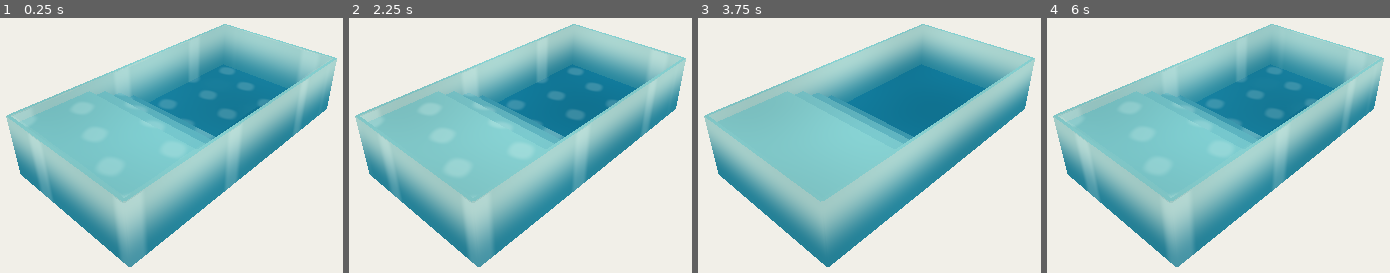
Above: before the commit, frames 1-4 (left to right).
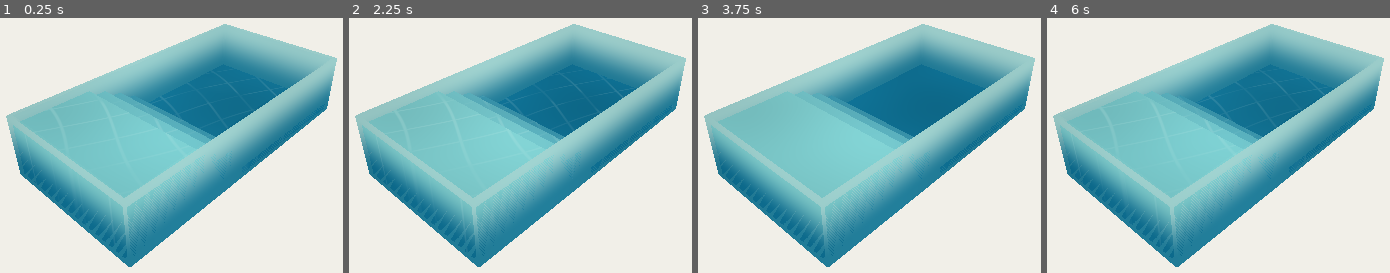
Above: after the commit, the same moments.

Repository: CRisdon45/Blender-Godot-Astra-Lab
Game: Godot game, scene res://main.tscn
Same seed, same stepped clock (60 frames per second), same inputs: the game is played once before the commit and once after it.
Inputs:
- Up to frame 1 (0.25 s): no input
- Up to frame 2 (2.25 s): tap Enter at 0.5, 2 s; hold Right 0.53-1.28 s; tap C at 0.6, 2.1 s; tap Space at 0.77, 1.25, 1.52 s; hold S 1.28-2.03 s; tap R at 1.35 s; hold Right from 2.03 s (still down)
- Up to frame 3 (3.75 s): tap Space at 2.75, 3.02 s; tap R at 2.85 s; tap Enter at 3.5 s; release Right at 3.53 s; hold Left from 3.53 s (still down); tap C at 3.6 s
- Up to frame 4 (6 s): tap Space at 3.77, 4.25, 4.52 s; tap R at 4.35, 5.85 s; release Left at 5.03 s; hold S 5.03-5.78 s; tap C at 5.1 s; hold Right from 5.78 s (still down)

The runs differ from the first frame. In frame 1, 14% of the frame differs, in the area x 3-97%, y 9-98%; in frame 2, 15%, in the area x 3-97%, y 7-98%; in frame 3, 9.3%; in frame 4, 14%.

Commit message:
water lab: render iteration 02 interior walls and ribbon caustics

Diff:
--- a/ci/yardscape-water-lab/project/shaders/basin_fast.gdshader
+++ b/ci/yardscape-water-lab/project/shaders/basin_fast.gdshader
@@ -1,20 +1,16 @@
 shader_type spatial;
 render_mode unshaded;
 
-// Known-fast diagnostic baseline.
-// Keeps only the visual cues we absolutely need to judge the water:
-// real depth, broad illustrated variation, and cheap moving light bands.
+// Lightweight illustrated basin: real geometry controls depth; caustics are
+// sparse curved ribbons rather than a cellular net or repeated dot pattern.
 uniform float visual_time = 0.0;
 uniform float water_level = 0.0;
 uniform bool caustics_enabled = true;
-uniform vec3 shallow_color : source_color = vec3(0.53, 0.82, 0.82);
-uniform vec3 deep_color : source_color = vec3(0.08, 0.48, 0.61);
-uniform vec3 wall_shallow : source_color = vec3(0.67, 0.84, 0.82);
-uniform vec3 wall_deep : source_color = vec3(0.16, 0.53, 0.62);
+uniform vec3 shallow_color : source_color = vec3(0.51, 0.82, 0.82);
+uniform vec3 deep_color : source_color = vec3(0.07, 0.44, 0.58);
 uniform vec3 light_tint : source_color = vec3(0.90, 0.98, 0.95);
 
 varying vec3 world_position;
-varying vec3 world_normal;
 
 float tri(float x) {
 	float f = abs(fract(x) - 0.5) * 2.0;
@@ -23,33 +19,30 @@
 
 void vertex() {
 	world_position = (MODEL_MATRIX * vec4(VERTEX, 1.0)).xyz;
-	world_normal = normalize(MODEL_NORMAL_MATRIX * NORMAL);
 }
 
 void fragment() {
 	float depth = max(0.0, water_level - world_position.y);
-	vec3 n = normalize(world_normal);
-	bool horizontal = abs(n.y) > 0.55;
-
-	float depth_mix = smoothstep(0.12, 1.58, depth);
-	vec3 base = horizontal
-		? mix(shallow_color, deep_color, depth_mix)
-		: mix(wall_shallow, wall_deep, depth_mix);
+	float depth_mix = smoothstep(0.10, 1.58, depth);
+	vec3 color = mix(shallow_color, deep_color, depth_mix);
 
 	vec2 p = world_position.xz;
-	float wash_a = tri(dot(p, vec2(0.17, 0.09)) + 0.18);
-	float wash_b = tri(dot(p, vec2(-0.11, 0.21)) + 0.63);
-	float wash = 0.62 * wash_a + 0.38 * wash_b;
-	base *= 0.92 + 0.10 * wash;
+	float wash_a = tri(dot(p, vec2(0.16, 0.08)) + 0.17);
+	float wash_b = tri(dot(p, vec2(-0.09, 0.20)) + 0.61);
+	float wash = 0.64 * wash_a + 0.36 * wash_b;
+	color *= 0.91 + 0.12 * wash;
 
-	float light = 0.0;
 	if (caustics_enabled && depth > 0.03) {
-		// Two broad moving triangular bands. Intentionally cheap and soft.
-		float b1 = tri(dot(p, vec2(0.66, 0.28)) + visual_time * 0.055);
-		float b2 = tri(dot(p, vec2(-0.31, 0.74)) - visual_time * 0.043 + 0.31);
-		float focus = smoothstep(0.69, 0.91, 0.58 * b1 + 0.42 * b2);
-		light = focus * exp(-depth * 0.24) * 0.26;
+		float phase_a = dot(p, vec2(2.50, 0.88)) + visual_time * 0.68 + sin(p.y * 1.10) * 0.48;
+		float phase_b = dot(p, vec2(-1.10, 3.15)) - visual_time * 0.51 + sin(p.x * 0.92) * 0.55;
+		float ribbon_a = 1.0 - smoothstep(0.035, 0.16, abs(sin(phase_a)));
+		float ribbon_b = 1.0 - smoothstep(0.030, 0.14, abs(sin(phase_b)));
+		float breakup = 0.56 + 0.44 * tri(dot(p, vec2(0.23, -0.17)) + 0.39);
+		float reserve = smoothstep(0.70, 0.88, tri(dot(p, vec2(-0.31, 0.13)) + 0.72));
+		float light = max(ribbon_a * 0.17, ribbon_b * 0.13);
+		light *= breakup * (1.0 - reserve * 0.62) * exp(-depth * 0.19);
+		color = mix(color, light_tint, clamp(light, 0.0, 0.22));
 	}
-	base = mix(base, light_tint, light);
-	ALBEDO = base;
+
+	ALBEDO = color;
 }
--- /dev/null
+++ b/ci/yardscape-water-lab/project/shaders/wall_fast.gdshader
@@ -0,0 +1,29 @@
+shader_type spatial;
+render_mode unshaded, cull_front;
+
+// Interior-only pool wall witness. cull_front hides the camera-facing exterior
+// shell while keeping far/inside wall faces visible through the water.
+uniform float water_level = 0.0;
+uniform vec3 wall_shallow : source_color = vec3(0.62, 0.82, 0.81);
+uniform vec3 wall_deep : source_color = vec3(0.14, 0.49, 0.60);
+
+varying vec3 world_position;
+
+float tri(float x) {
+	float f = abs(fract(x) - 0.5) * 2.0;
+	return f * f * (3.0 - 2.0 * f);
+}
+
+void vertex() {
+	world_position = (MODEL_MATRIX * vec4(VERTEX, 1.0)).xyz;
+}
+
+void fragment() {
+	float depth = max(0.0, water_level - world_position.y);
+	float depth_mix = smoothstep(0.10, 1.55, depth);
+	vec3 color = mix(wall_shallow, wall_deep, depth_mix);
+	float wash = 0.62 * tri(world_position.x * 0.13 + world_position.z * 0.07 + 0.2)
+		+ 0.38 * tri(-world_position.x * 0.08 + world_position.z * 0.17 + 0.6);
+	color *= 0.93 + 0.09 * wash;
+	ALBEDO = color;
+}
--- a/ci/yardscape-water-lab/project/shaders/water_surface_fast.gdshader
+++ b/ci/yardscape-water-lab/project/shaders/water_surface_fast.gdshader
@@ -1,16 +1,15 @@
 shader_type spatial;
 render_mode blend_mix, depth_draw_never, cull_disabled, unshaded;
 
-// Known-fast surface baseline.
-// Two vertex waves + cheap Fresnel-like opacity + broad illustrated variation.
+// Restrained two-wave surface. It should make the pool read as moving water
+// without covering the depth story underneath.
 uniform float visual_time = 0.0;
-uniform vec3 surface_tint : source_color = vec3(0.25, 0.68, 0.75);
+uniform vec3 surface_tint : source_color = vec3(0.24, 0.65, 0.72);
 uniform vec3 highlight_tint : source_color = vec3(0.91, 0.98, 0.96);
-uniform float surface_strength = 1.0;
 
 varying vec3 world_position;
 varying vec3 world_normal;
-varying float crest;
+varying float phase_crest;
 
 float tri(float x) {
 	float f = abs(fract(x) - 0.5) * 2.0;
@@ -19,32 +18,31 @@
 
 void vertex() {
 	vec2 p = VERTEX.xz;
-	float p0 = dot(p, vec2(0.972, 0.233)) * 2.75 + visual_time * 0.72;
-	float p1 = dot(p, vec2(-0.339, 0.941)) * 4.10 - visual_time * 0.49;
-	float h = 0.020 * sin(p0) + 0.010 * sin(p1);
-	vec2 g = vec2(0.020 * 2.75 * 0.972 * cos(p0) - 0.010 * 4.10 * 0.339 * cos(p1),
-		0.020 * 2.75 * 0.233 * cos(p0) + 0.010 * 4.10 * 0.941 * cos(p1));
-
+	float p0 = dot(p, vec2(0.972, 0.233)) * 2.55 + visual_time * 0.68;
+	float p1 = dot(p, vec2(-0.339, 0.941)) * 3.75 - visual_time * 0.46;
+	float h = 0.017 * sin(p0) + 0.008 * sin(p1);
+	vec2 g = vec2(
+		0.017 * 2.55 * 0.972 * cos(p0) - 0.008 * 3.75 * 0.339 * cos(p1),
+		0.017 * 2.55 * 0.233 * cos(p0) + 0.008 * 3.75 * 0.941 * cos(p1)
+	);
 	VERTEX.y += h;
 	NORMAL = normalize(vec3(-g.x, 1.0, -g.y));
 	world_position = (MODEL_MATRIX * vec4(VERTEX, 1.0)).xyz;
 	world_normal = normalize(MODEL_NORMAL_MATRIX * NORMAL);
-	crest = h;
+	phase_crest = h;
 }
 
 void fragment() {
 	vec3 n = normalize(world_normal);
-	float facing = clamp(abs(n.y), 0.0, 1.0);
-	float edge = 1.0 - facing;
-	float edge2 = edge * edge;
-	float wash = 0.62 * tri(dot(world_position.xz, vec2(0.13, 0.07)) + 0.21)
-		+ 0.38 * tri(dot(world_position.xz, vec2(-0.08, 0.18)) + 0.57);
-	float crest_light = smoothstep(0.014, 0.028, crest);
+	float slope = 1.0 - clamp(abs(n.y), 0.0, 1.0);
+	float wash = 0.62 * tri(dot(world_position.xz, vec2(0.12, 0.06)) + 0.19)
+		+ 0.38 * tri(dot(world_position.xz, vec2(-0.07, 0.17)) + 0.54);
+	float crest = smoothstep(0.012, 0.024, phase_crest);
 
-	vec3 color = surface_tint * (0.94 + 0.08 * wash);
-	color = mix(color, highlight_tint, crest_light * 0.10);
+	vec3 color = surface_tint * (0.95 + 0.07 * wash);
+	color = mix(color, highlight_tint, crest * 0.09);
 
-	float alpha = (0.10 + 0.14 * edge2 + crest_light * 0.025) * surface_strength;
+	float alpha = 0.065 + 0.09 * slope + 0.018 * crest;
 	ALBEDO = color;
-	ALPHA = clamp(alpha, 0.05, 0.30);
+	ALPHA = clamp(alpha, 0.045, 0.20);
 }
--- a/ci/yardscape-water-lab/project/water_lab.gd
+++ b/ci/yardscape-water-lab/project/water_lab.gd
@@ -4,6 +4,7 @@
 
 const BasinShader = preload("res://shaders/basin_fast.gdshader")
 const SurfaceShader = preload("res://shaders/water_surface_fast.gdshader")
+const WallShader = preload("res://shaders/wall_fast.gdshader")
 
 const POOL_LENGTH := 8.0
 const POOL_WIDTH := 4.0
@@ -13,6 +14,7 @@
 
 var basin_material: ShaderMaterial
 var surface_material: ShaderMaterial
+var wall_material: ShaderMaterial
 var water_surface: MeshInstance3D
 
 var visual_time := 0.0
@@ -124,7 +126,10 @@
 	surface_material = ShaderMaterial.new()
 	surface_material.shader = SurfaceShader
 	surface_material.set_shader_parameter("visual_time", visual_time)
-	surface_material.set_shader_parameter("sun_ray_dir", SUN_RAY_DIR)
+
+	wall_material = ShaderMaterial.new()
+	wall_material.shader = WallShader
+	wall_material.set_shader_parameter("water_level", WATER_LEVEL)
 
 
 func _make_pool() -> void:
@@ -137,13 +142,13 @@
 	_make_solid("deep-floor", -0.30, 4.00, -1.50)
 
 	# Thin walls only close the pool volume. No coping, deck or exterior shell.
-	_make_box("wall-north", Vector3(0.0, BASE_Y * 0.5, -2.04),
+	_make_wall_box("wall-north", Vector3(0.0, BASE_Y * 0.5, -2.04),
 		Vector3(POOL_LENGTH + 0.10, -BASE_Y, 0.08))
-	_make_box("wall-south", Vector3(0.0, BASE_Y * 0.5, 2.04),
+	_make_wall_box("wall-south", Vector3(0.0, BASE_Y * 0.5, 2.04),
 		Vector3(POOL_LENGTH + 0.10, -BASE_Y, 0.08))
-	_make_box("wall-west", Vector3(-4.04, BASE_Y * 0.5, 0.0),
+	_make_wall_box("wall-west", Vector3(-4.04, BASE_Y * 0.5, 0.0),
 		Vector3(0.08, -BASE_Y, POOL_WIDTH + 0.10))
-	_make_box("wall-east", Vector3(4.04, BASE_Y * 0.5, 0.0),
+	_make_wall_box("wall-east", Vector3(4.04, BASE_Y * 0.5, 0.0),
 		Vector3(0.08, -BASE_Y, POOL_WIDTH + 0.10))
 
 	var mesh := PlaneMesh.new()
@@ -166,6 +171,12 @@
 		Vector3((x0 + x1) * 0.5, BASE_Y + height * 0.5, 0.0),
 		Vector3(x1 - x0, height, POOL_WIDTH)
 	)
+
+
+func _make_wall_box(_name: String, centre: Vector3, size: Vector3) -> MeshInstance3D:
+	var node := _make_box(_name, centre, size)
+	node.material_override = wall_material
+	return node
 
 
 func _make_box(_name: String, centre: Vector3, size: Vector3) -> MeshInstance3D:
Not shown, changed: ci/yardscape-water-lab/run_water.py
